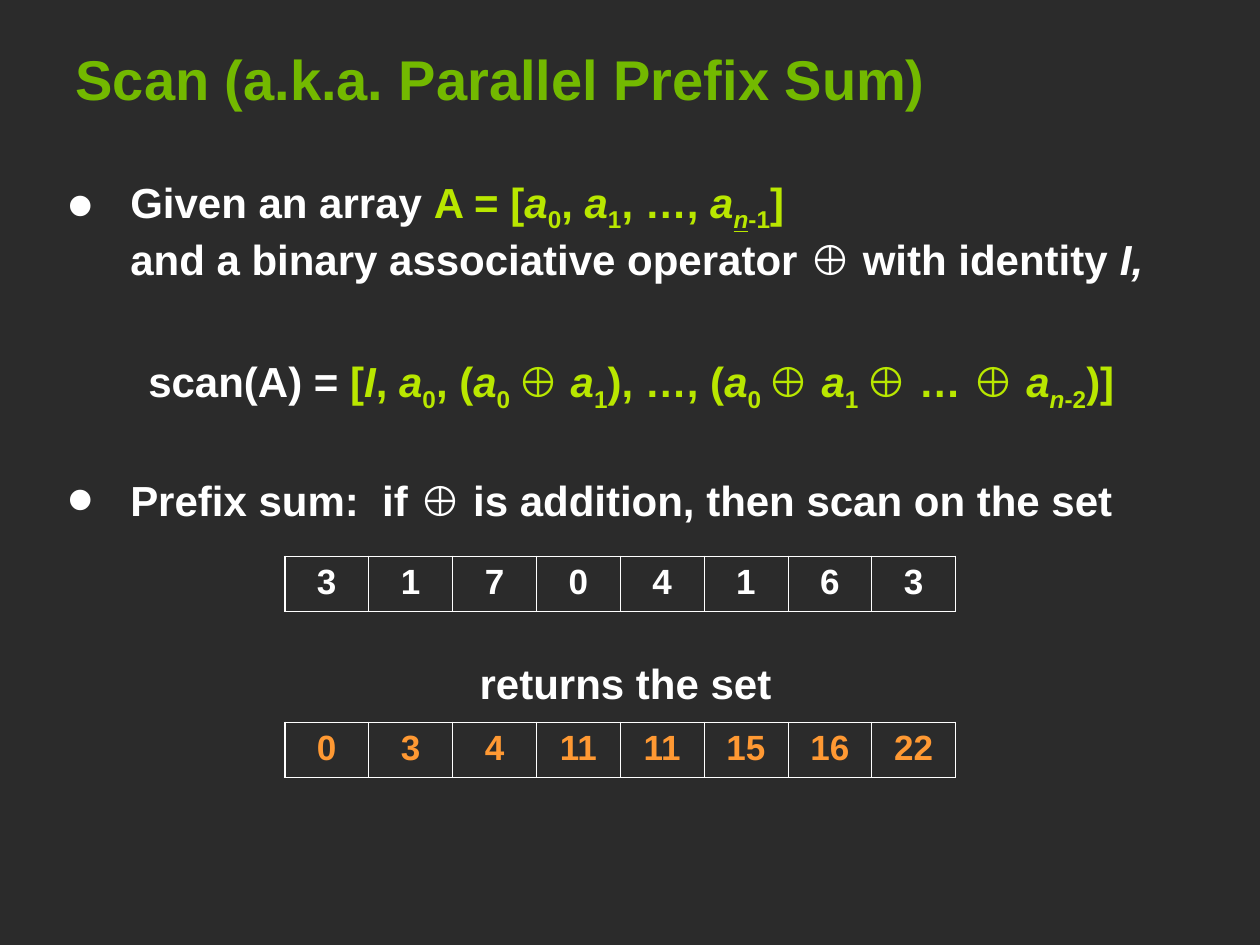
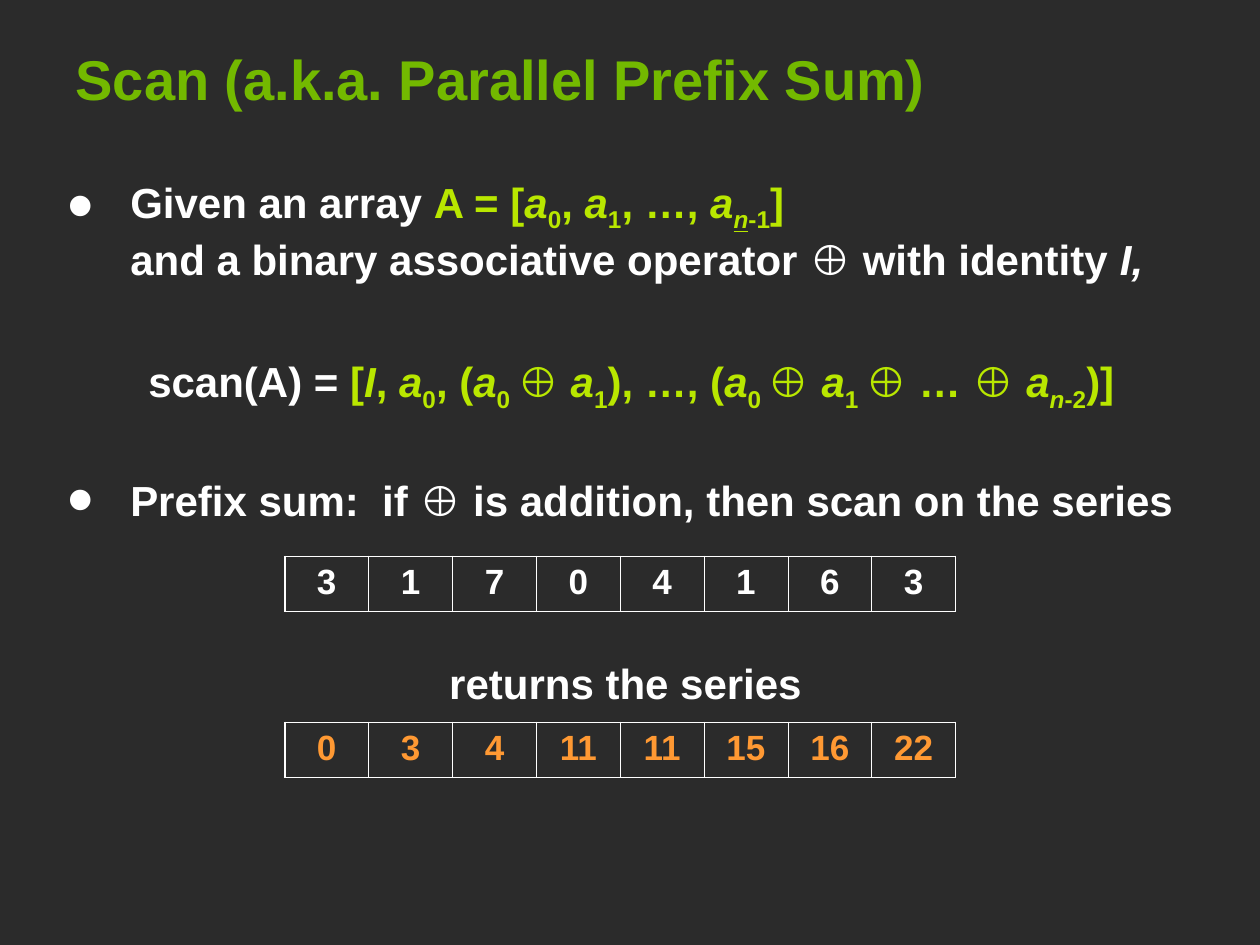
Before and after one commit to leofang/stanford-cs193g-sp2010, a slide deck: slide 30 of trunk/lectures/lecture_6/parallel_patterns_1.ppt (slide 16 before the commit). Drawn at 1260x945 pixels with LibreOffice and Linux fonts; fonts in the diff are those of the drawing; background and template pictures are left out; a plain dark background stands for a picture behind light text. Boxes give left, top, right and bottom in pixels: in the first picture for what was removed or moved away, otherwise in the second. Text is boxed around its words. In the diff, an @@ line names an element or a change of style, - is before the commit and + after.

```diff
--- a/trunk/lectures/lecture_6/parallel_patterns_1.ppt
+++ b/trunk/lectures/lecture_6/parallel_patterns_1.ppt
@@ text at <box>130,485,1172,700</box>: text changed @@
-• Prefix sum: if ⊕ is addition, then scan on the set
-returns the set
+• Prefix sum: if ⊕ is addition, then scan on the series
+returns the series
```
Also in this commit, not shown: 12 other slides changed, 21 slides added, 3 slides removed, 1 other file.
